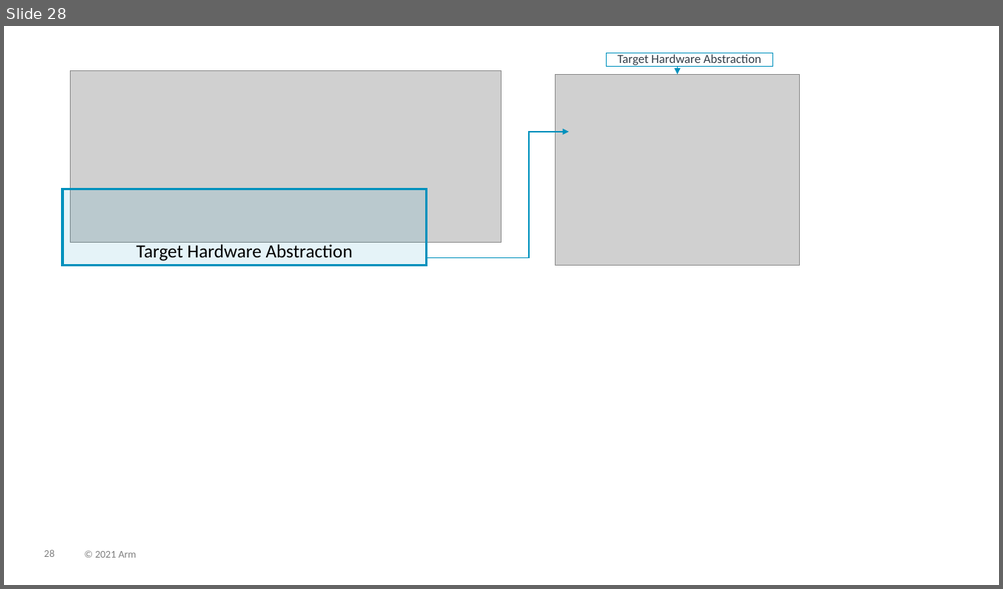
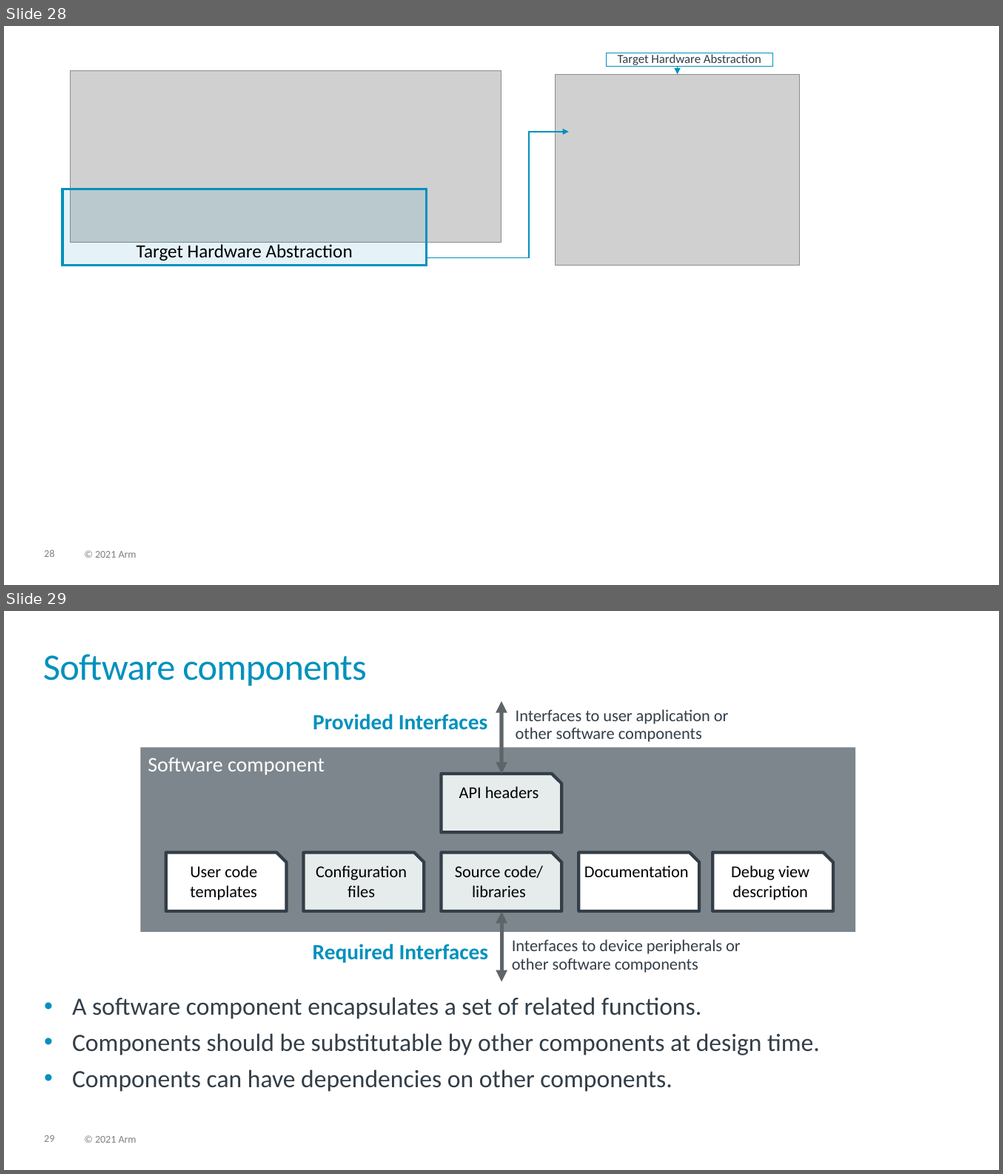
Before and after one commit to Open-CMSIS-Pack/cmsis-toolbox, a slide deck: docs/images/overview.pptx. Shown one above the other, each under a label of ours: slide 28 before the commit, slides 28 and 29 after it. The pictures are 1003x589 and 1003x1174 pixels, drawn with LibreOffice and Linux fonts; fonts in the diff are those of the drawing; grey boxes stand for pictures. Boxes give left, top, right and bottom in pixels: in the first picture for what was removed or moved away, otherwise in the second. Text is boxed around its words. In the diff, an @@ line names an element or a change of style, - is before the commit and + after.

Commit message:
Added: Create applications from components

```diff
--- a/docs/images/overview.pptx
+++ b/docs/images/overview.pptx
@@ slide 29 added at [4,611,999,1170], background #FFFFFF; not listed: 2 template elements that a slide beside it also shows @@
@@ title added at [43,654,366,686], 36 pt, text #0091BD @@
+Software components
@@ text added at [313,714,488,730], 21 pt, text #0091BD, bold @@
+  Provided Interfaces
@@ double arrow added from (502, 774) to (502, 701), #5D6569 3.75 pt @@
@@ text added at [515,709,728,742], 16 pt, text #333E48 @@
+Interfaces to user application or
+other software components
@@ rectangle added at [141,748,855,933], fill #7D868C, 20 pt, text #FFFFFF @@
+Software component
@@ snip rect added at [441,774,561,832], fill #E5ECEB, outline #333E48 3 pt, 16 pt, text #000000 @@
+API headers
@@ snip rect added at [166,853,286,911], fill #FFFFFF, outline #333E48 3 pt, 16 pt, text #000000 @@
+User code templates
@@ snip rect added at [303,853,424,911], fill #E5ECEB, outline #333E48 3 pt, 16 pt, text #000000 @@
+Configuration files
@@ snip rect added at [441,853,561,911], fill #E5ECEB, outline #333E48 3 pt, 16 pt, text #000000 @@
+Source code/
+libraries
@@ snip rect added at [578,853,699,911], fill #FFFFFF, outline #333E48 3 pt, 16 pt, text #000000 @@
+Documentation
@@ snip rect added at [713,853,833,911], fill #FFFFFF, outline #333E48 3 pt, 16 pt, text #000000 @@
+Debug view
+description
@@ double arrow added from (502, 982) to (502, 911), #5D6569 3.75 pt @@
@@ text added at [512,940,740,973], 16 pt, text #333E48 @@
+Interfaces to device peripherals or
+other software components
@@ text added at [313,944,489,963], 21 pt, text #0091BD, bold @@
+  Required Interfaces
@@ text added at [72,997,819,1092], 24 pt, text #333E48 @@
+• A software component encapsulates a set of related functions.
+• Components should be substitutable by other components at design time.
+• Components can have dependencies on other components.
```
Also in this commit, not shown: 12 other slides added, 5 other files.
